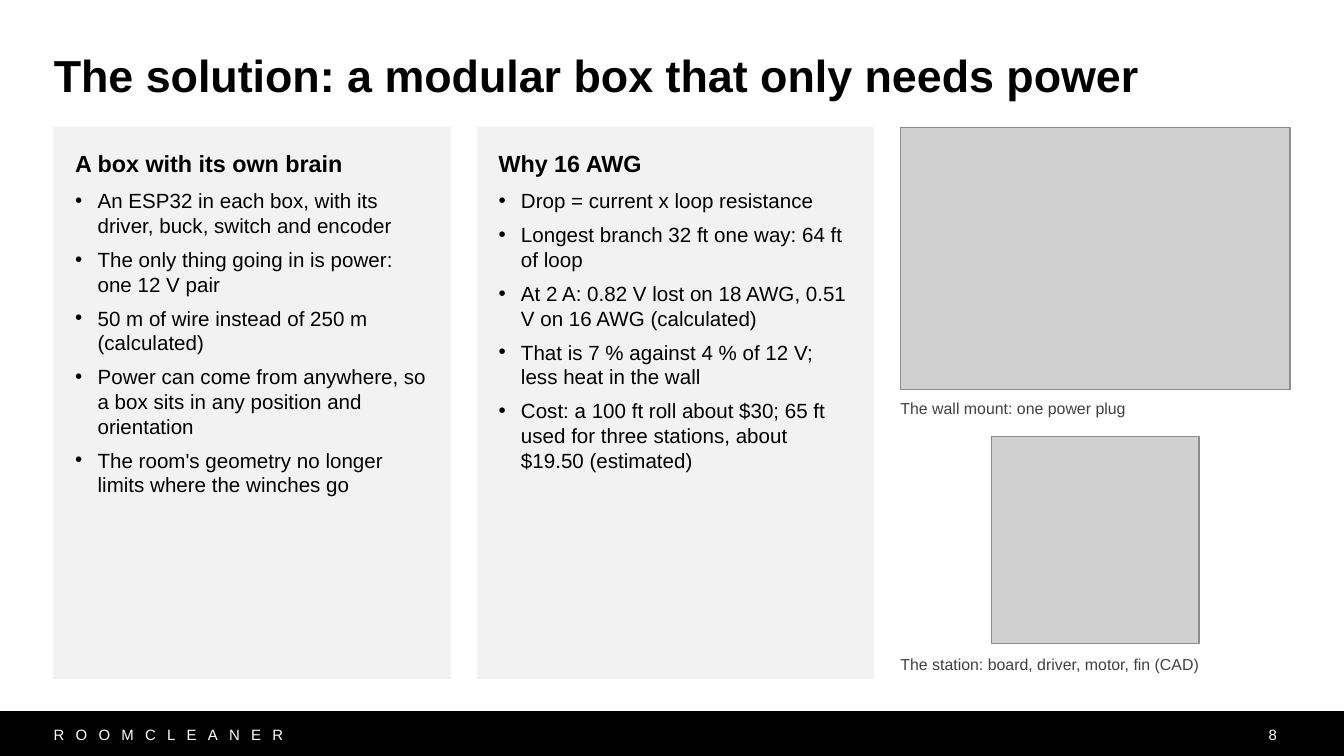
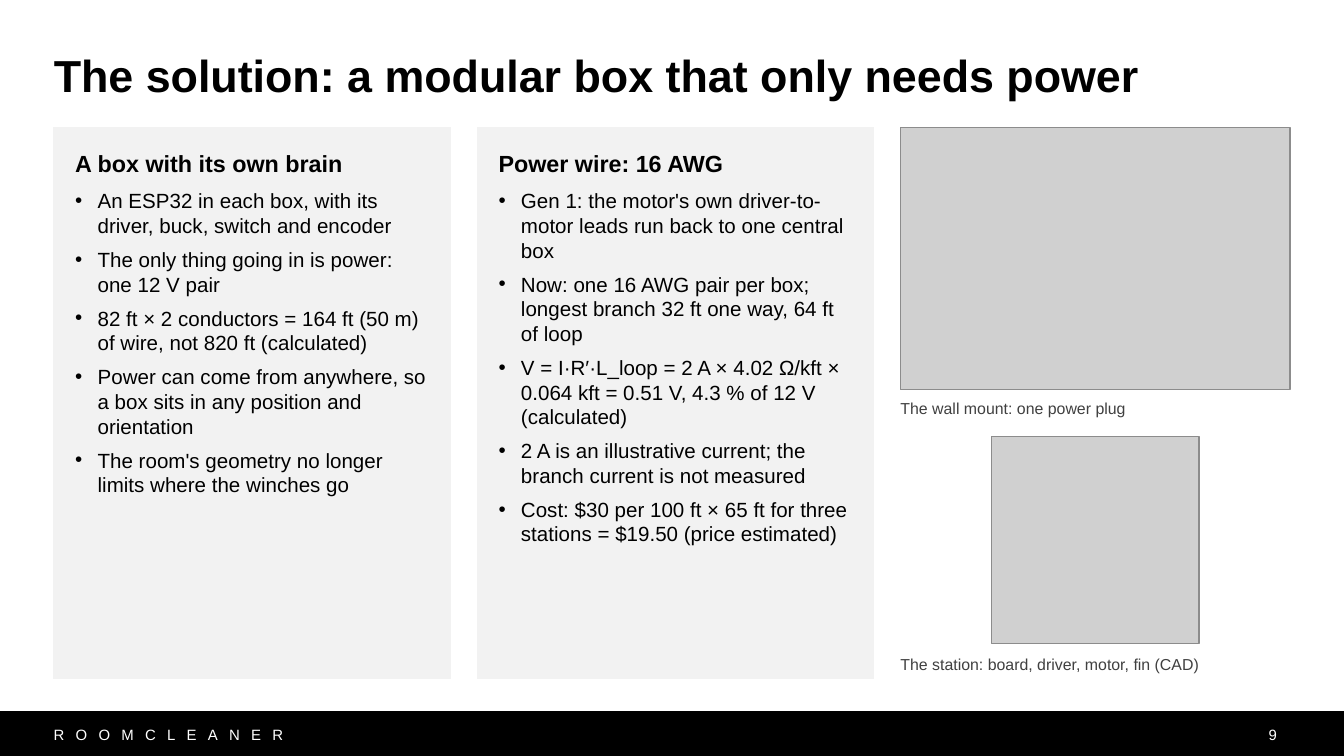
Before and after one commit to Jaspario1199/RoomCleaner, a slide deck: slide 9 of docs/presentation/deck_v10/RoomCleaner_Buntinx_v10.pptx (slide 8 before the commit). Drawn at 1344x756 pixels with LibreOffice and Linux fonts; fonts in the diff are those of the drawing; grey boxes stand for pictures. Boxes give left, top, right and bottom in pixels: in the first picture for what was removed or moved away, otherwise in the second. Text is boxed around its words. In the diff, an @@ line names an element or a change of style, - is before the commit and + after.

```diff
--- a/docs/presentation/deck_v10/RoomCleaner_Buntinx_v10.pptx
+++ b/docs/presentation/deck_v10/RoomCleaner_Buntinx_v10.pptx
@@ text in rectangle at bbox=[499, 155, 847, 546]: text changed @@
-Why 16 AWG
-• Drop = current x loop resistance
-• Longest branch 32 ft one way: 64 ft of loop
-• At 2 A: 0.82 V lost on 18 AWG, 0.51 V on 16 AWG (calculated)
-• That is 7 % against 4 % of 12 V; less heat in the wall
-• Cost: a 100 ft roll about $30; 65 ft used for three stations, about $19.50 (estimated)
+Power wire: 16 AWG
+• Gen 1: the motor's own driver-to-motor leads run back to one central box
+• Now: one 16 AWG pair per box; longest branch 32 ft one way, 64 ft of loop
+• V = I·R′·L_loop = 2 A × 4.02 Ω/kft × 0.064 kft = 0.51 V, 4.3 % of 12 V (calculated)
+• 2 A is an illustrative current; the branch current is not measured
+• Cost: $30 per 100 ft × 65 ft for three stations = $19.50 (price estimated)
@@ text in rectangle at bbox=[98, 311, 419, 355]: text changed @@
-• 50 m of wire instead of 250 m (calculated)
+• 82 ft × 2 conductors = 164 ft (50 m) of wire, not 820 ft (calculated)
@@ page number at bbox=[1269, 729, 1277, 740]: text changed @@
-8
+9
```
Also in this commit, not shown: 9 other slides changed, 3 slides added, 2 slides removed, 9 other files.
